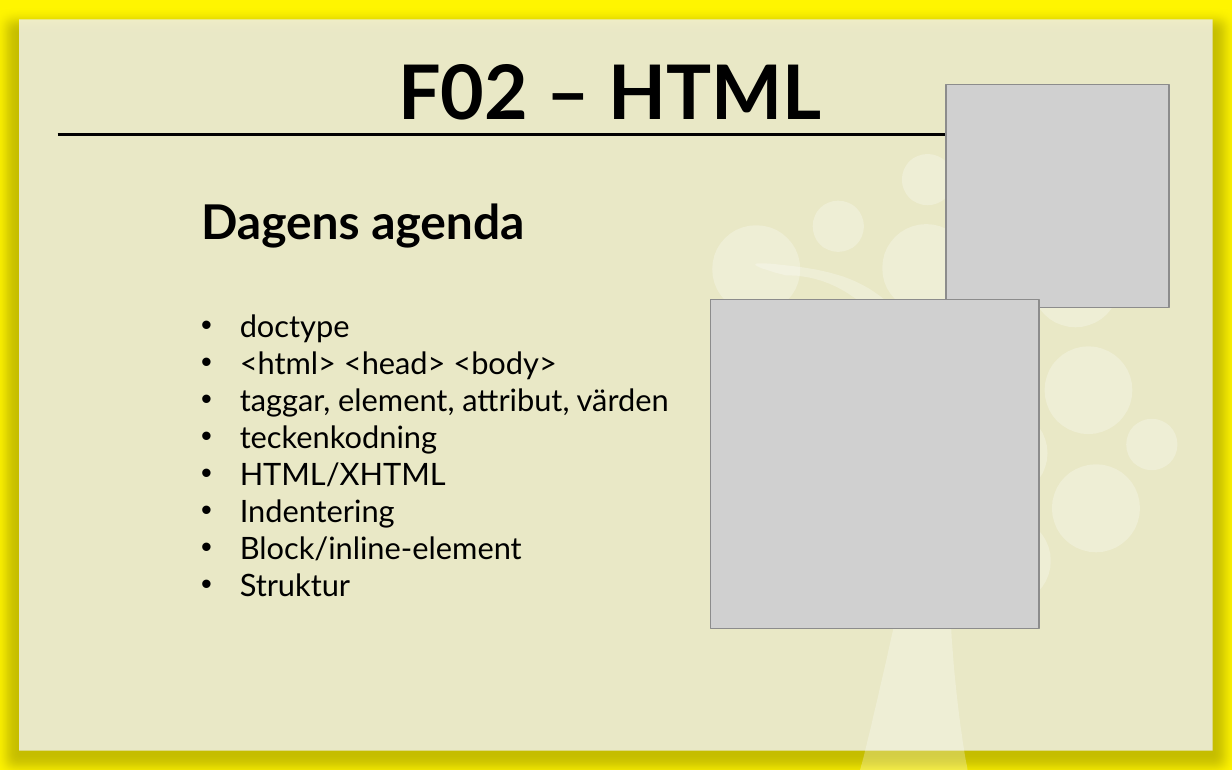
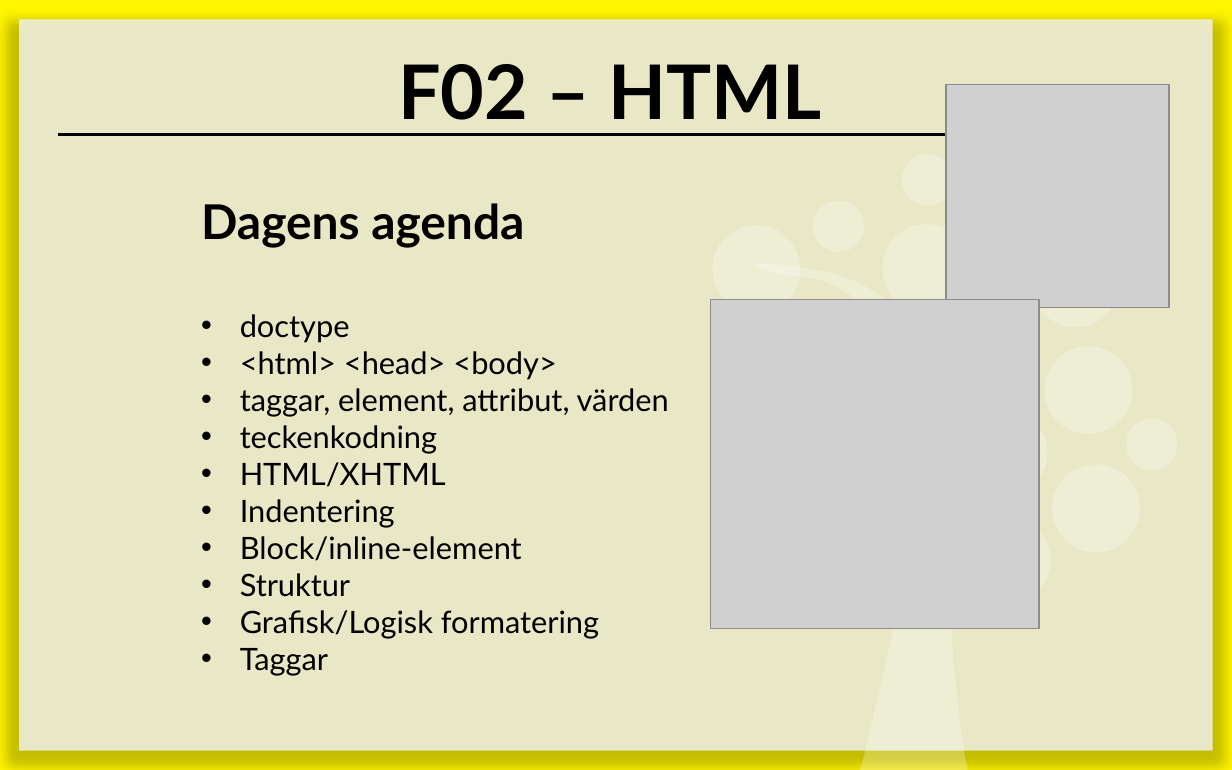
Before and after one commit to 1ik415/Kursmaterial, a slide deck: slide 2 of Föreläsningar/F02 - HTML.pptx. Drawn at 1232x770 pixels with LibreOffice and Linux fonts; fonts in the diff are those of the drawing; grey boxes stand for pictures. Boxes give left, top, right and bottom in pixels: in the first picture for what was removed or moved away, otherwise in the second. Text is boxed around its words. In the diff, an @@ line names an element or a change of style, - is before the commit and + after.

```diff
--- a/Föreläsningar/F02 - HTML.pptx
+++ b/Föreläsningar/F02 - HTML.pptx
@@ text at [240,610,599,676]: paragraphs added @@
+• Grafisk/Logisk formatering
+• Taggar
```
Also in this commit, not shown: 1 other slide changed.
